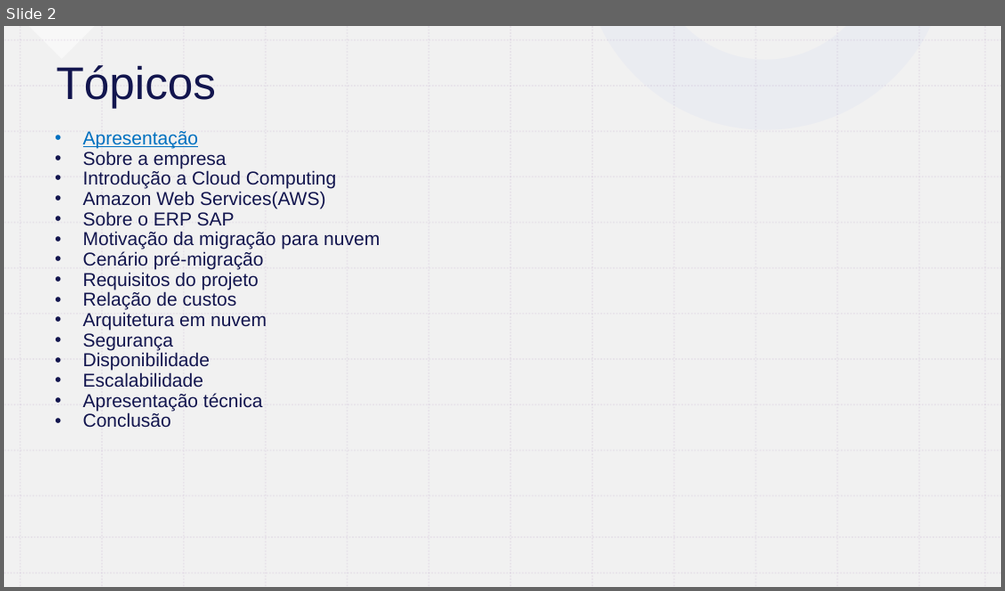
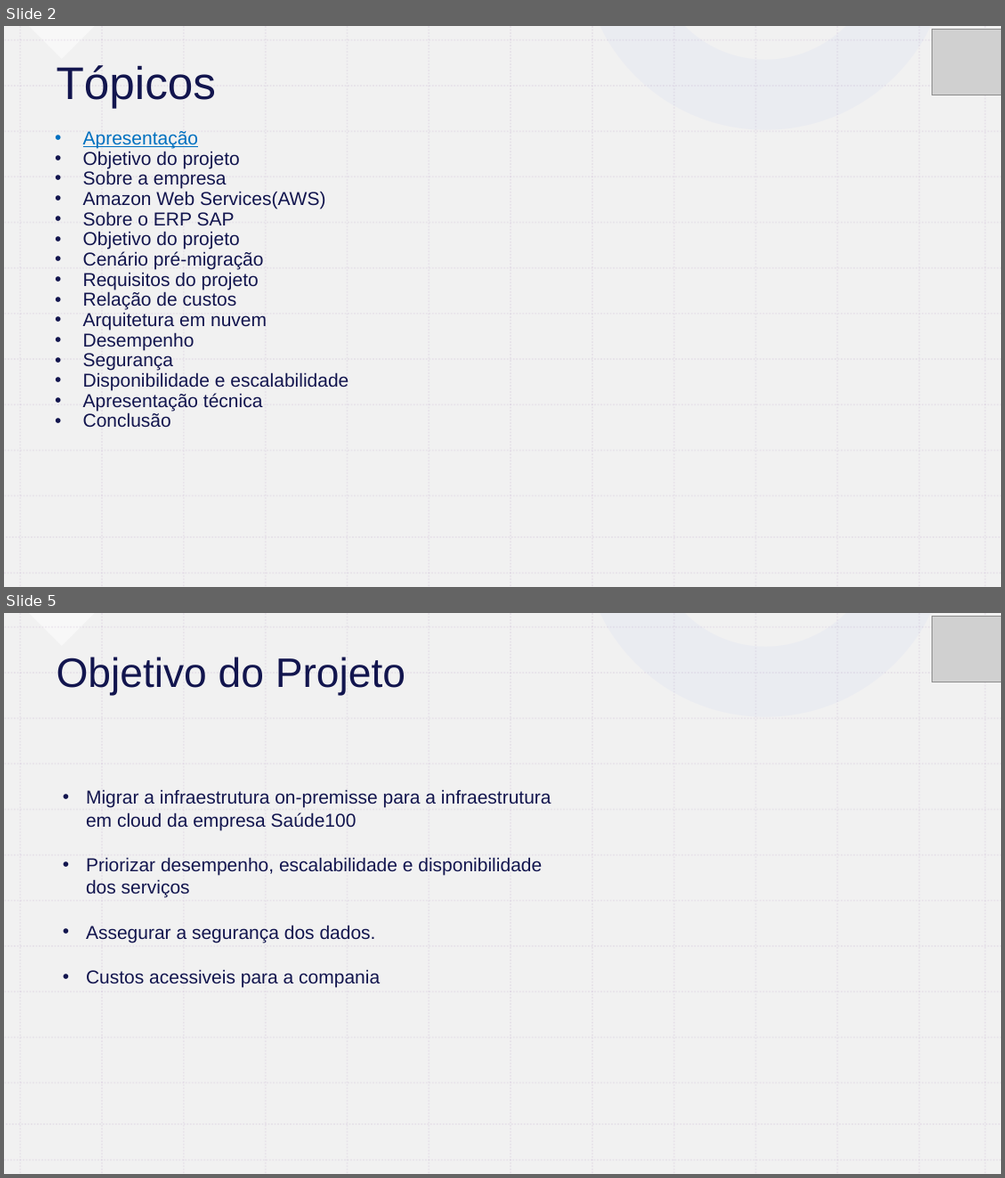
Before and after one commit to santanapuc/TCCLucas, a slide deck: Presentation.pptx. Shown one above the other, each under a label of ours: slide 2 before the commit, slides 2 and 5 after it; the slides between them are not shown. The pictures are 1005x591 and 1005x1178 pixels, drawn with LibreOffice and Linux fonts; fonts in the diff are those of the drawing; grey boxes stand for pictures. Boxes give left, top, right and bottom in pixels: in the first picture for what was removed or moved away, otherwise in the second. Text is boxed around its words. In the diff, an @@ line names an element or a change of style, - is before the commit and + after.

```diff
--- a/Presentation.pptx
+++ b/Presentation.pptx
@@ slide 5 added at <box>4,613,1001,1174</box>, background #FFFFFF; not listed: 28 template elements that a slide beside it also shows @@
@@ rectangle added at <box>4,613,1001,1174</box>, fill #7162FE @@
@@ rectangle added at <box>4,613,1001,1174</box>, fill #FFFFFF @@
@@ rectangle added at <box>4,613,1001,1174</box>, fill #EEEEEE at 80% opacity @@
@@ right triangle added at <box>29,613,95,646</box>, fill #FFFFFF at 50% opacity @@
@@ freeform shape added at <box>600,613,930,717</box>, fill #E9EBF1 at 80% opacity @@
@@ freeform shape added at <box>657,613,1001,748</box>, fill #AAA1FE at 50% opacity @@
@@ picture added at <box>932,617,1001,682</box> @@
@@ title added at <box>57,657,405,696</box>, 39.6 pt, text #12154E @@
+Objetivo do Projeto
@@ text added at <box>86,789,551,987</box>, 18 pt, text #12154E @@
+• Migrar a infraestrutura on-premisse para a infraestrutura em cloud da empresa Saúde100
+• Priorizar desempenho, escalabilidade e disponibilidade dos serviços
+• Assegurar a segurança dos dados.
+• Custos acessiveis para a compania
@@ freeform shape added at <box>4,1022,232,1174</box>, fill #220BFD at 20% opacity @@
@@ group added at <box>4,613,1001,1174</box>: 26 lines @@
@@ group added at <box>4,613,1001,1174</box>: 26 lines @@
@@ group added at <box>4,613,1001,1174</box>: 26 lines @@
@@ group added at <box>4,613,1001,1174</box>: 26 lines @@
@@ slide 2 changed as well @@
@@ picture added at <box>932,30,1001,95</box> @@
@@ text at <box>83,151,240,168</box>: paragraph added @@
+• Objetivo do projeto
@@ text at <box>83,170,336,189</box>: paragraph removed @@
-• Introdução a Cloud Computing
@@ text at <box>83,231,240,249</box>: text changed @@
-• Motivação da migração para nuvem
+• Objetivo do projeto
@@ text at <box>83,332,194,350</box>: paragraph added @@
+• Desempenho
@@ text at <box>83,372,348,391</box>: text changed @@
-• Disponibilidade
-• Escalabilidade
+• Disponibilidade e escalabilidade
```
Also in this commit, not shown: 2 other slides changed, 29 other slides added, 13 other files.
